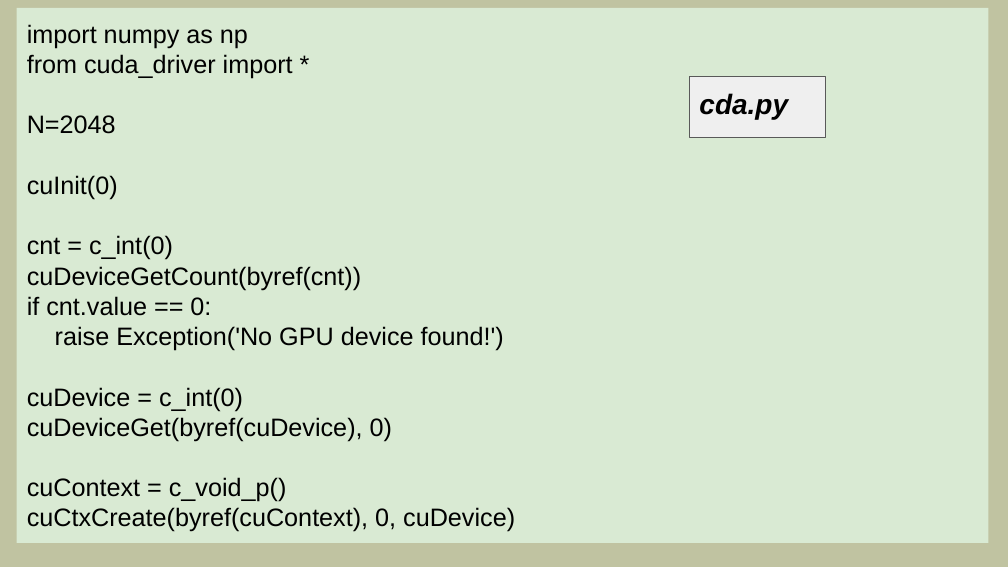
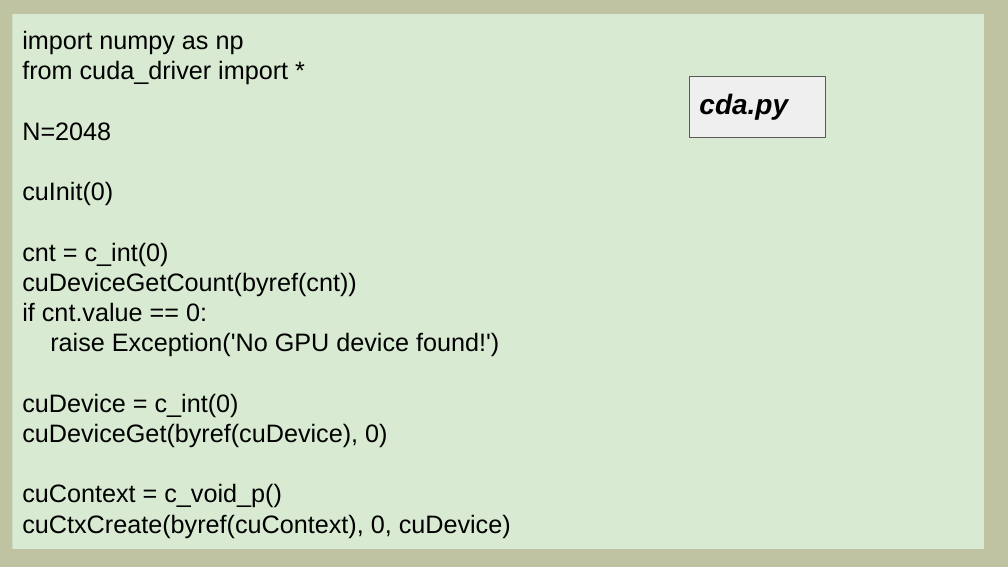
Before and after one commit to mlkv52/sibsutis_cuda_bachelors-2025, a slide deck: slide 19 of Лекции/pptx/Лекция9-ПГП-2025.pptx. Drawn at 1008x567 pixels with LibreOffice and Linux fonts; fonts in the diff are those of the drawing. Boxes give left, top, right and bottom in pixels: in the first picture for what was removed or moved away, otherwise in the second. Text is boxed around its words. In the diff, an @@ line names an element or a change of style, - is before the commit and + after.

```diff
--- a/Лекции/pptx/Лекция9-ПГП-2025.pptx
+++ b/Лекции/pptx/Лекция9-ПГП-2025.pptx
@@ rectangle "import numpy as np": place and size @@
-rectangle "import numpy as np" at [17, 8, 989, 543]
+rectangle "import numpy as np" at [12, 14, 984, 549]
```
Also in this commit, not shown: 1 slide added, 1 other file.
